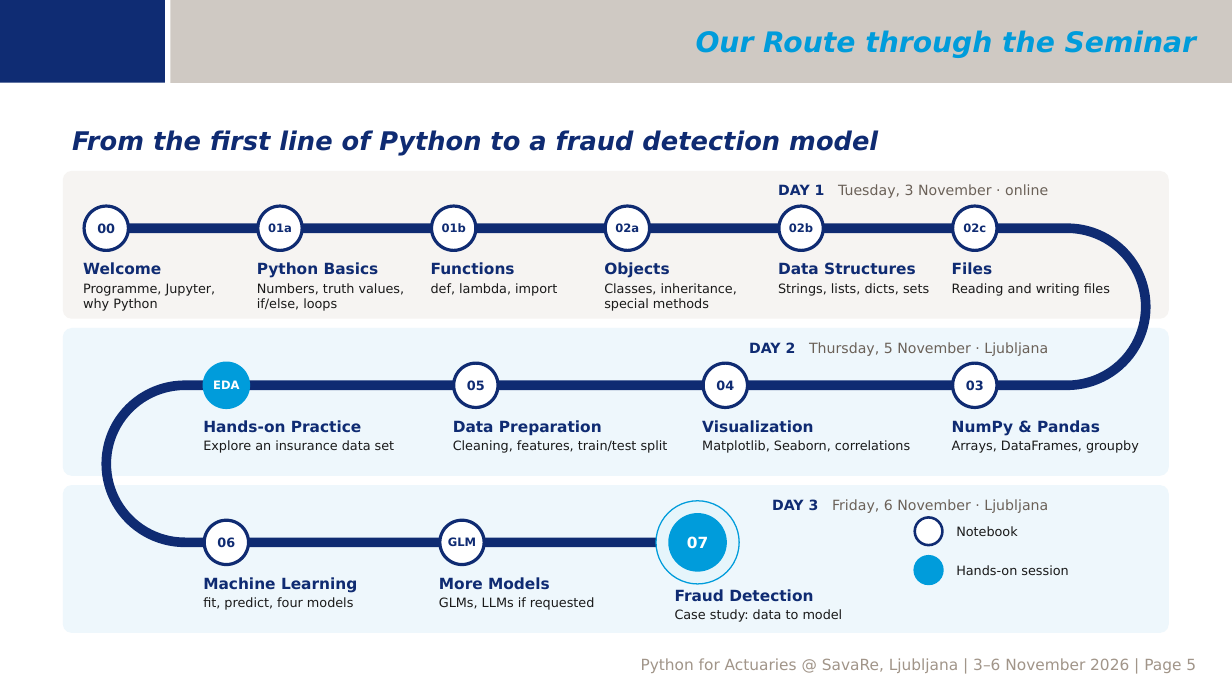
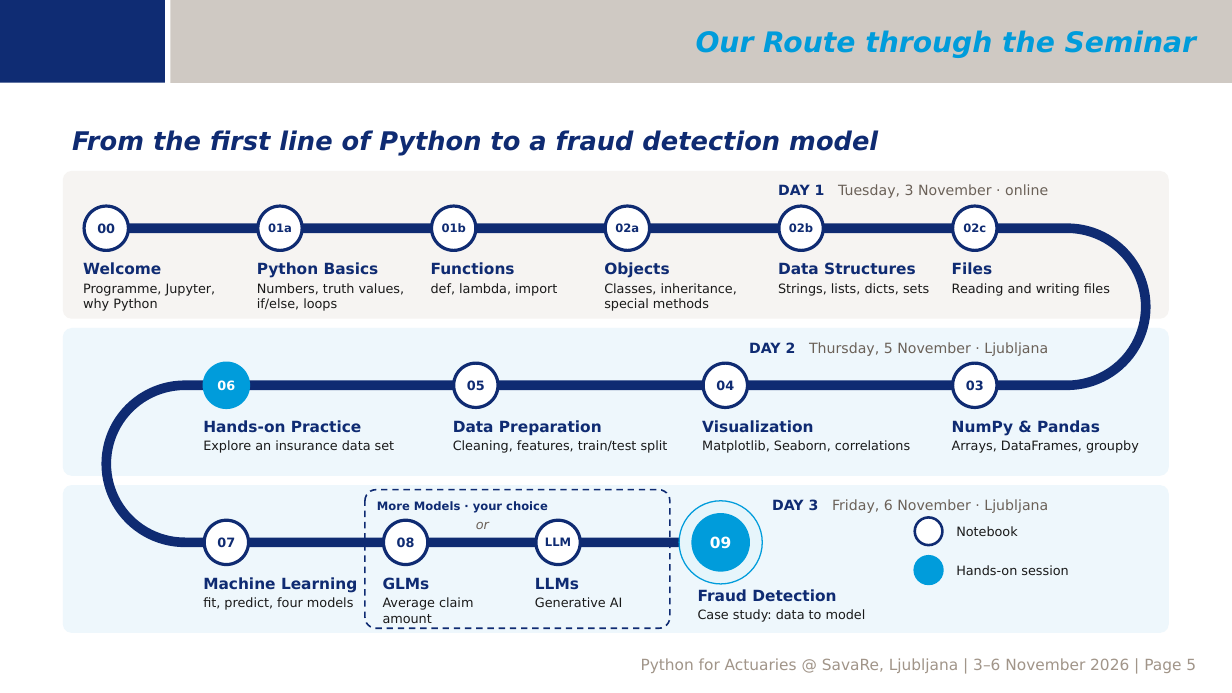
Before and after one commit to ktnspr/py4lju, a slide deck: slide 5 of 00_seminar_intro.pptx. Drawn at 1232x693 pixels with LibreOffice and Linux fonts; fonts in the diff are those of the drawing; background and template pictures are left out. Boxes give left, top, right and bottom in pixels: in the first picture for what was removed or moved away, otherwise in the second. Text is boxed around its words. In the diff, an @@ line names an element or a change of style, - is before the commit and + after.

```diff
--- a/00_seminar_intro.pptx
+++ b/00_seminar_intro.pptx
@@ freeform shape at bbox=[106, 228, 1146, 543]: outline redrawn @@
@@ text in ellipse at bbox=[217, 380, 235, 390]: text changed; size 9 to 10 pt @@
-EDA
+06
@@ rounded rectangle added at bbox=[365, 490, 670, 628], outline #0F2B72 1.25 pt dashed @@
@@ text added at bbox=[377, 501, 548, 512], 9 pt, text #0F2B72, bold @@
+More Models · your choice
@@ ellipse: place and size @@
-ellipse at bbox=[656, 501, 739, 584]
+ellipse at bbox=[679, 501, 762, 584]
@@ text in ellipse at bbox=[217, 537, 235, 547]: text changed @@
-06
+07
@@ ellipse "08": place and size @@
-ellipse "08" at bbox=[440, 520, 484, 565]
+ellipse "08" at bbox=[384, 520, 428, 565]
@@ text in ellipse at bbox=[397, 537, 415, 547]: text changed; size 9 to 10 pt @@
-GLM
+08
@@ text added at bbox=[476, 522, 489, 529], 10 pt, text #6B6158, italic @@
+or
@@ ellipse added at bbox=[536, 520, 580, 565], fill #FFFFFF, outline #0F2B72 2.5 pt, 9 pt, text #0F2B72, bold @@
+LLM
@@ ellipse "09": place and size @@
-ellipse "09" at bbox=[670, 515, 726, 570]
+ellipse "09" at bbox=[693, 515, 749, 570]
@@ text in ellipse at bbox=[710, 536, 731, 548]: text changed @@
-07
+09
@@ text at bbox=[383, 577, 473, 623]: text changed @@
-More Models
-GLMs, LLMs if requested
+GLMs
+Average claim amount
@@ text added at bbox=[535, 577, 623, 607], 10 pt, text #1A1A1A @@
+LLMs
+Generative AI
@@ text "Fraud Detection": place and size @@
-text "Fraud Detection" at bbox=[675, 589, 843, 622]
+text "Fraud Detection" at bbox=[698, 589, 866, 622]
```
Also in this commit, not shown: 10 other slides changed, 6 slides added, 24 other files.
